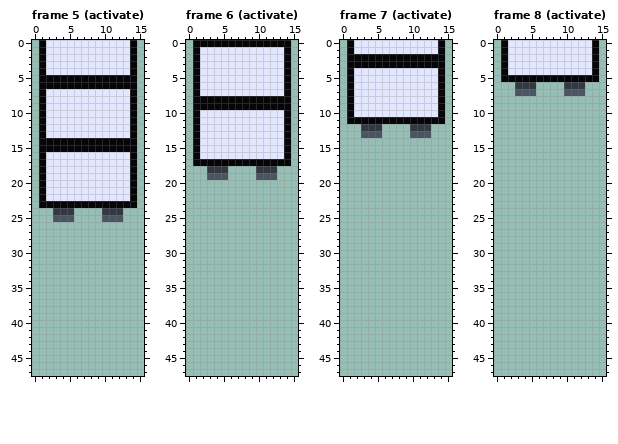
Pixel-art file, stored at art/door.aseprite. That is the earlier state.
16x48 pixels, 9 frames. Shown: frame 5 (activate), frame 6 (activate), frame 7 (activate), frame 8 (activate). The commit also changed other frames, which this record leaves out.
Now the later version:
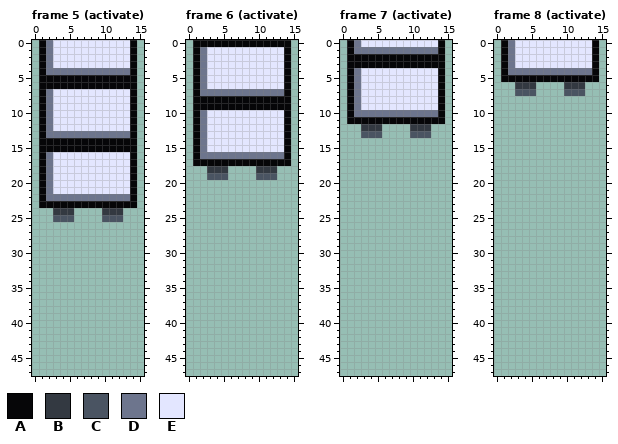
Palette (. is transparent): A #060608  B #333941  C #4a5462  D #6d758d  E #e3e6ff
The edit:
{"where": "frame 5 (activate)"}
{"frame":5,"y":0,"x":2,"old":"E","new":"D"}
{"frame":5,"y":1,"x":2,"old":"E","new":"D"}
{"frame":5,"y":2,"x":2,"old":"E","new":"D"}
{"frame":5,"y":3,"x":2,"old":"E","new":"D"}
{"frame":5,"y":4,"x":2,"old":"EEEEEEEEEEEE","new":"DDDDDDDDDDDD"}
{"frame":5,"y":7,"x":2,"old":"E","new":"D"}
{"frame":5,"y":8,"x":2,"old":"E","new":"D"}
{"frame":5,"y":9,"x":2,"old":"E","new":"D"}
{"frame":5,"y":10,"x":2,"old":"E","new":"D"}
{"frame":5,"y":11,"x":2,"old":"E","new":"D"}
{"frame":5,"y":12,"x":2,"old":"E","new":"D"}
{"frame":5,"y":13,"x":2,"old":"EEEEEEEEEEEE","new":"DDDDDDDDDDDD"}
{"frame":5,"y":16,"x":2,"old":"E","new":"D"}
{"frame":5,"y":17,"x":2,"old":"E","new":"D"}
{"frame":5,"y":18,"x":2,"old":"E","new":"D"}
{"frame":5,"y":19,"x":2,"old":"E","new":"D"}
{"frame":5,"y":20,"x":2,"old":"E","new":"D"}
{"frame":5,"y":21,"x":2,"old":"E","new":"D"}
{"frame":5,"y":22,"x":2,"old":"EEEEEEEEEEEE","new":"DDDDDDDDDDDD"}
{"where": "frame 6 (activate)"}
{"frame":6,"y":1,"x":2,"old":"E","new":"D"}
{"frame":6,"y":2,"x":2,"old":"E","new":"D"}
{"frame":6,"y":3,"x":2,"old":"E","new":"D"}
{"frame":6,"y":4,"x":2,"old":"E","new":"D"}
{"frame":6,"y":5,"x":2,"old":"E","new":"D"}
{"frame":6,"y":6,"x":2,"old":"E","new":"D"}
{"frame":6,"y":7,"x":2,"old":"EEEEEEEEEEEE","new":"DDDDDDDDDDDD"}
{"frame":6,"y":10,"x":2,"old":"E","new":"D"}
{"frame":6,"y":11,"x":2,"old":"E","new":"D"}
{"frame":6,"y":12,"x":2,"old":"E","new":"D"}
{"frame":6,"y":13,"x":2,"old":"E","new":"D"}
{"frame":6,"y":14,"x":2,"old":"E","new":"D"}
{"frame":6,"y":15,"x":2,"old":"E","new":"D"}
{"frame":6,"y":16,"x":2,"old":"EEEEEEEEEEEE","new":"DDDDDDDDDDDD"}
{"where": "frame 7 (activate)"}
{"frame":7,"y":0,"x":2,"old":"E","new":"D"}
{"frame":7,"y":1,"x":2,"old":"EEEEEEEEEEEE","new":"DDDDDDDDDDDD"}
{"frame":7,"y":4,"x":2,"old":"E","new":"D"}
{"frame":7,"y":5,"x":2,"old":"E","new":"D"}
{"frame":7,"y":6,"x":2,"old":"E","new":"D"}
{"frame":7,"y":7,"x":2,"old":"E","new":"D"}
{"frame":7,"y":8,"x":2,"old":"E","new":"D"}
{"frame":7,"y":9,"x":2,"old":"E","new":"D"}
{"frame":7,"y":10,"x":2,"old":"EEEEEEEEEEEE","new":"DDDDDDDDDDDD"}
{"where": "frame 8 (activate)"}
{"frame":8,"y":0,"x":2,"old":"E","new":"D"}
{"frame":8,"y":1,"x":2,"old":"E","new":"D"}
{"frame":8,"y":2,"x":2,"old":"E","new":"D"}
{"frame":8,"y":3,"x":2,"old":"E","new":"D"}
{"frame":8,"y":4,"x":2,"old":"EEEEEEEEEEEE","new":"DDDDDDDDDDDD"}
